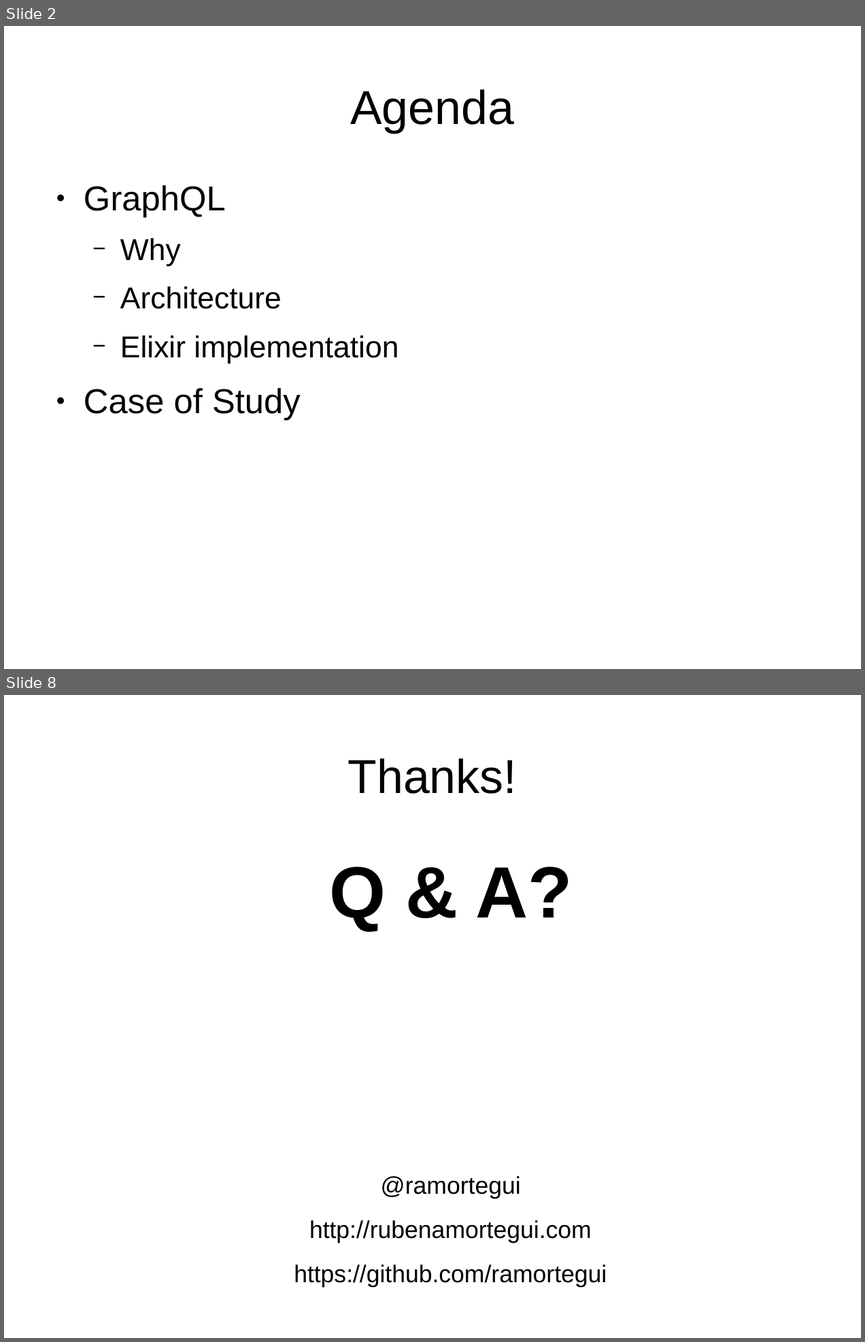
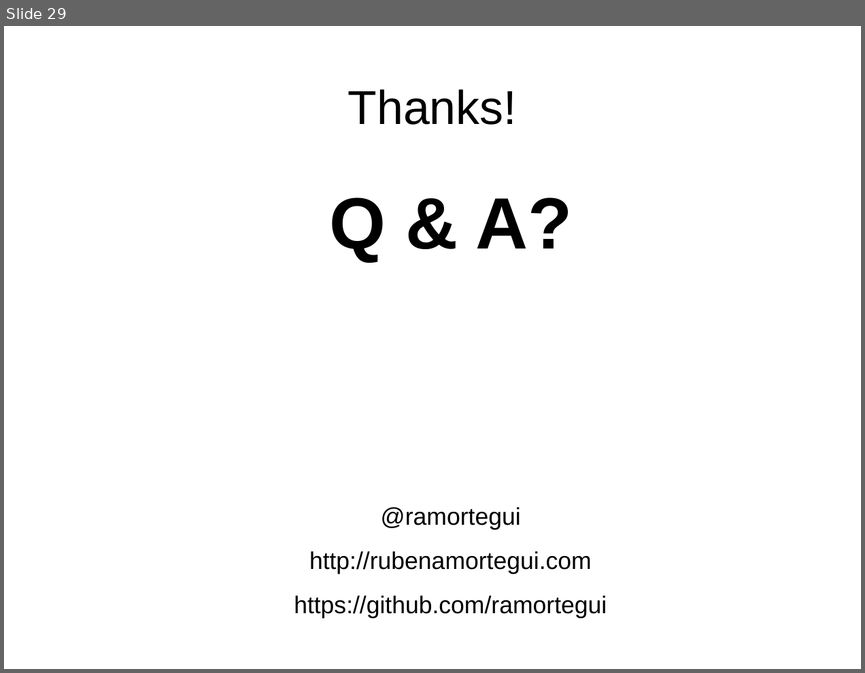
Before and after one commit to ramortegui/talks, a slide deck: elixir-absinthe-basics.odp. Shown one above the other, each under a label of ours: slides 2 and 8 before the commit, slide 29 after it; the slides between them are not shown. The pictures are 865x1342 and 865x673 pixels, drawn with LibreOffice and Linux fonts; fonts in the diff are those of the drawing. Boxes give left, top, right and bottom in pixels: in the first picture for what was removed or moved away, otherwise in the second. Text is boxed around its words. In the diff, an @@ line names an element or a change of style, - is before the commit and + after.

```diff
--- a/elixir-absinthe-basics.odp
+++ b/elixir-absinthe-basics.odp
@@ slide 2 removed at (4, 26, 861, 669), background #FFFFFF @@
@@ title removed at (350, 89, 514, 133) @@
-Agenda
@@ text removed at (84, 185, 398, 420) @@
-● GraphQL
-  − Why
-  − Architecture
-  − Elixir implementation
-● Case of Study
@@ what was slide 8 is now slide 29 @@
```
Also in this commit, not shown: 4 slides changed, 24 slides added, 2 other slides removed.
